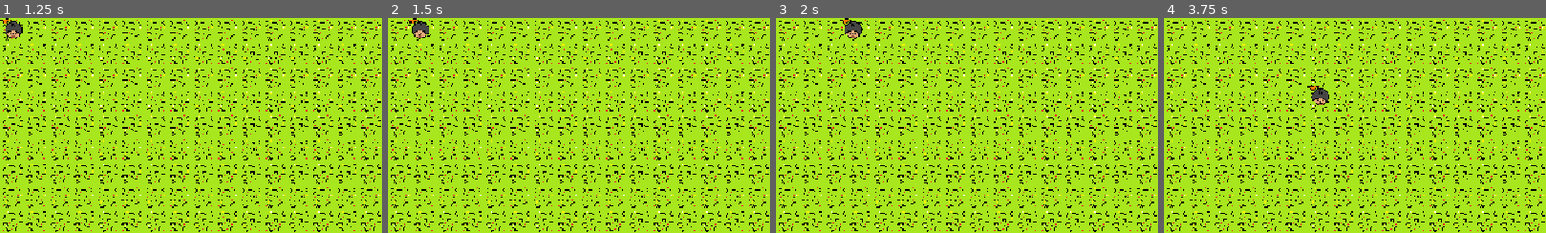
Above: before the commit, frames 1-4 (left to right).
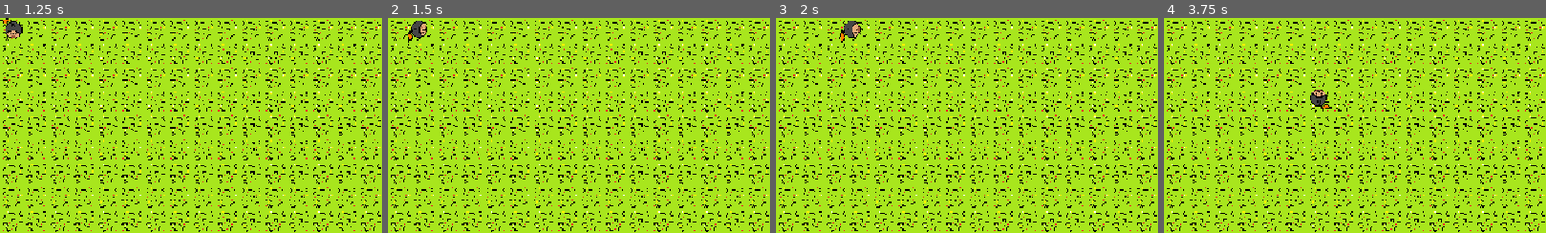
Above: after the commit, the same moments.

Repository: videogamesrockp/Mongol-Conquest
Game: Godot game, scene res://scenes/main_menu.tscn
Two runs of this game, one before a commit and one after it. Both use one fixed random seed, a clock stepped at 60 frames per second and the inputs below.
Inputs (mouse positions are % of the whole screen's width and height, from its top left):
- Up to frame 1 (1.25 s): click (23, 54) at 0.5 s
- Up to frame 2 (1.5 s): tap Enter at 1.25 s; hold Right (ui_right) from 1.28 s (still down)
- Up to frame 3 (2 s): keep holding Right (ui_right); tap Space (ui_select) at 1.52 s
- Up to frame 4 (3.75 s): release Right (ui_right) at 2.03 s; hold Down (ui_down) 2.03-2.78 s; tap Space (ui_select) at 2.27 s; hold Right (ui_right) 2.78-3.53 s; hold Up (ui_up) from 3.53 s (still down)
The pictures show only the part of the screen within x 0-50%, y 0-50%; the shares and areas given below are measured in that part.

Frame 1 is identical in both runs. In frame 2, 0.3% of the frame differs, in the area x 5-11%, y 0-12%; in frame 3, 0.3%; in frame 4, 0.4%, in the area x 37-44%, y 31-43%.

Commit message:
fix rotation and movement

Diff:
--- a/game/scenes/level_1.tscn
+++ b/game/scenes/level_1.tscn
@@ -43,8 +43,8 @@
 shape = SubResource("RectangleShape2D_014kd")
 
 [node name="Mongol" type="Sprite2D" parent="Player"]
+position = Vector2(16, 16)
 texture = ExtResource("1_014kd")
-centered = false
 
 [node name="Enemy Army" type="Node" parent="."]
 script = ExtResource("3_rus8k")
--- a/game/scripts/player.gd
+++ b/game/scripts/player.gd
@@ -23,15 +23,19 @@
 	input_dir = Vector2.ZERO
 	if Input.is_action_pressed("ui_down"):
 		input_dir.y = 1
+		$Mongol.rotation_degrees = 0
 		emit_signal("player_did_a_move")
 	elif Input.is_action_pressed("ui_up"):
 		input_dir.y = -1
+		$Mongol.rotation_degrees = 180
 		emit_signal("player_did_a_move")
 	if Input.is_action_pressed("ui_right"):
 		input_dir.x = 1
+		$Mongol.rotation_degrees = 270
 		emit_signal("player_did_a_move")
 	elif Input.is_action_pressed("ui_left"):
 		input_dir.x = -1
+		$Mongol.rotation_degrees = 90
 		emit_signal("player_did_a_move")
 
 	if (Input.is_action_just_pressed("ui_select")):
